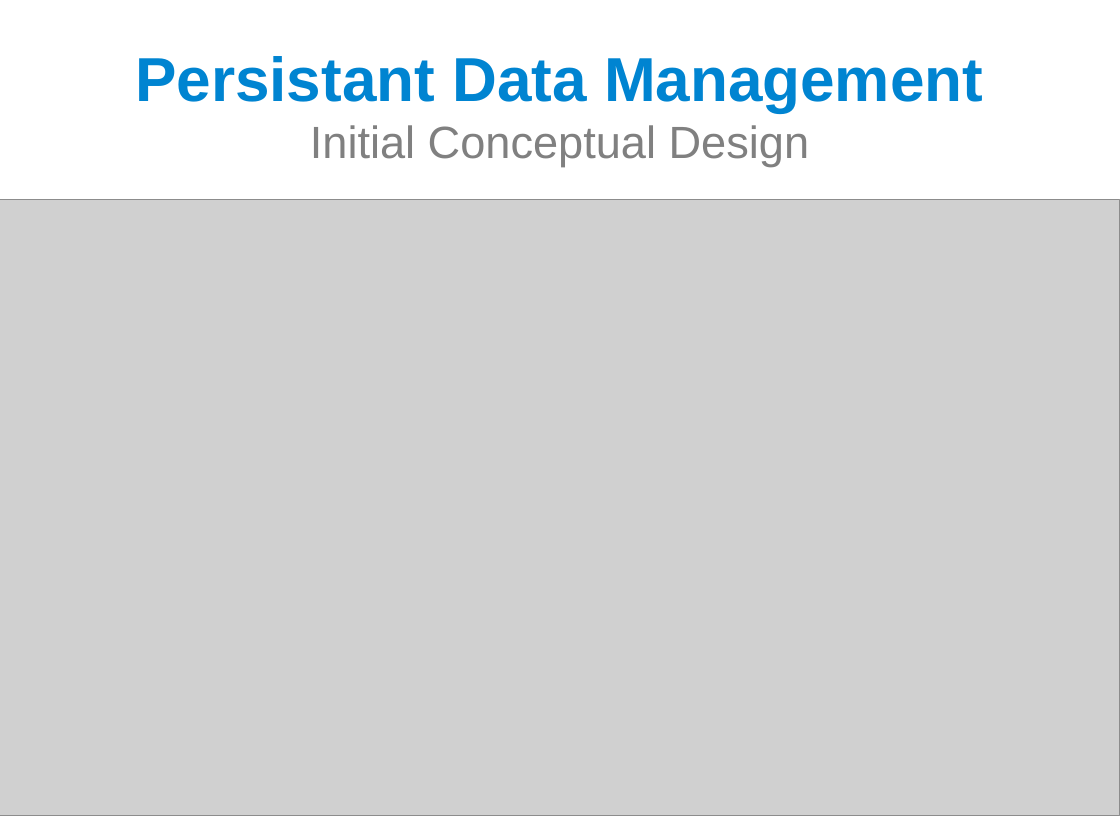
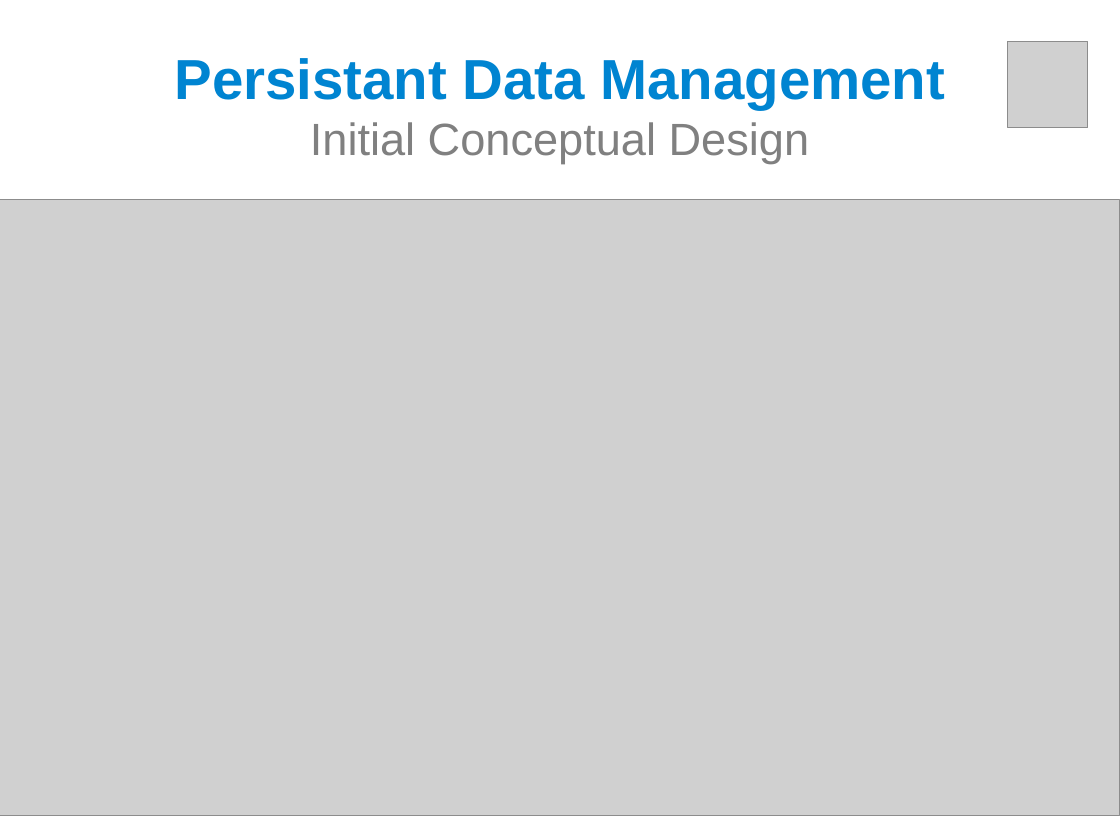
Before and after one commit to nico-mkhatvari/SE2, a slide deck: slide 21 of Presentation.odp (slide 16 before the commit). Drawn at 1120x840 pixels with LibreOffice and Linux fonts; fonts in the diff are those of the drawing; grey boxes stand for pictures. Boxes give left, top, right and bottom in pixels: in the first picture for what was removed or moved away, otherwise in the second. Text is boxed around its words. In the diff, an @@ line names an element or a change of style, - is before the commit and + after.

```diff
--- a/Presentation.odp
+++ b/Presentation.odp
@@ title "Persistant Data Management Initial Conceptual ..." at [175,58,945,164]: size 44 to 40 pt in "Persistant Data Management" @@
@@ picture added at [1008,42,1088,128] @@
```
Also in this commit, not shown: 15 other slides changed, 9 slides added, 4 slides removed.
